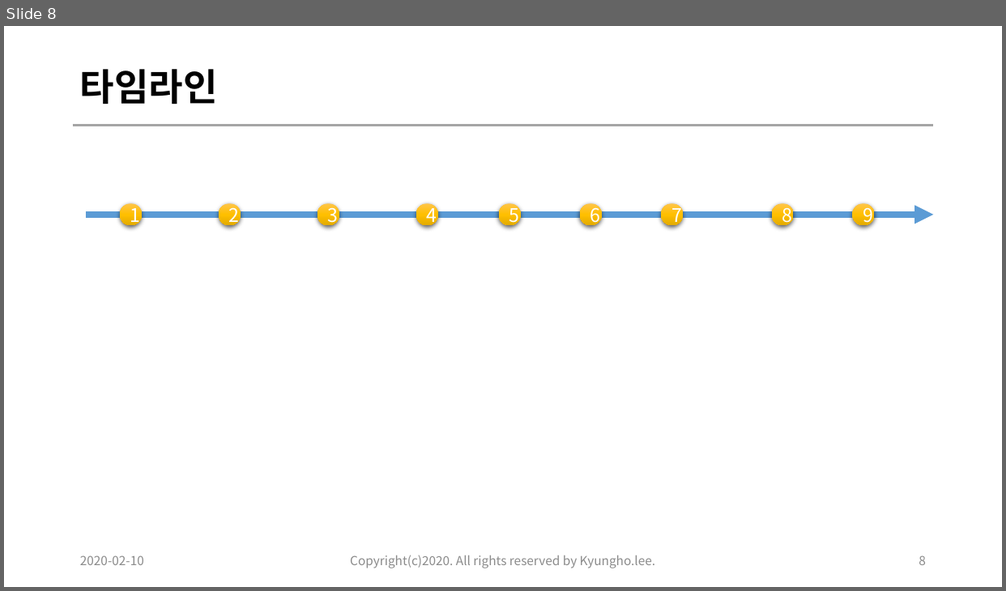
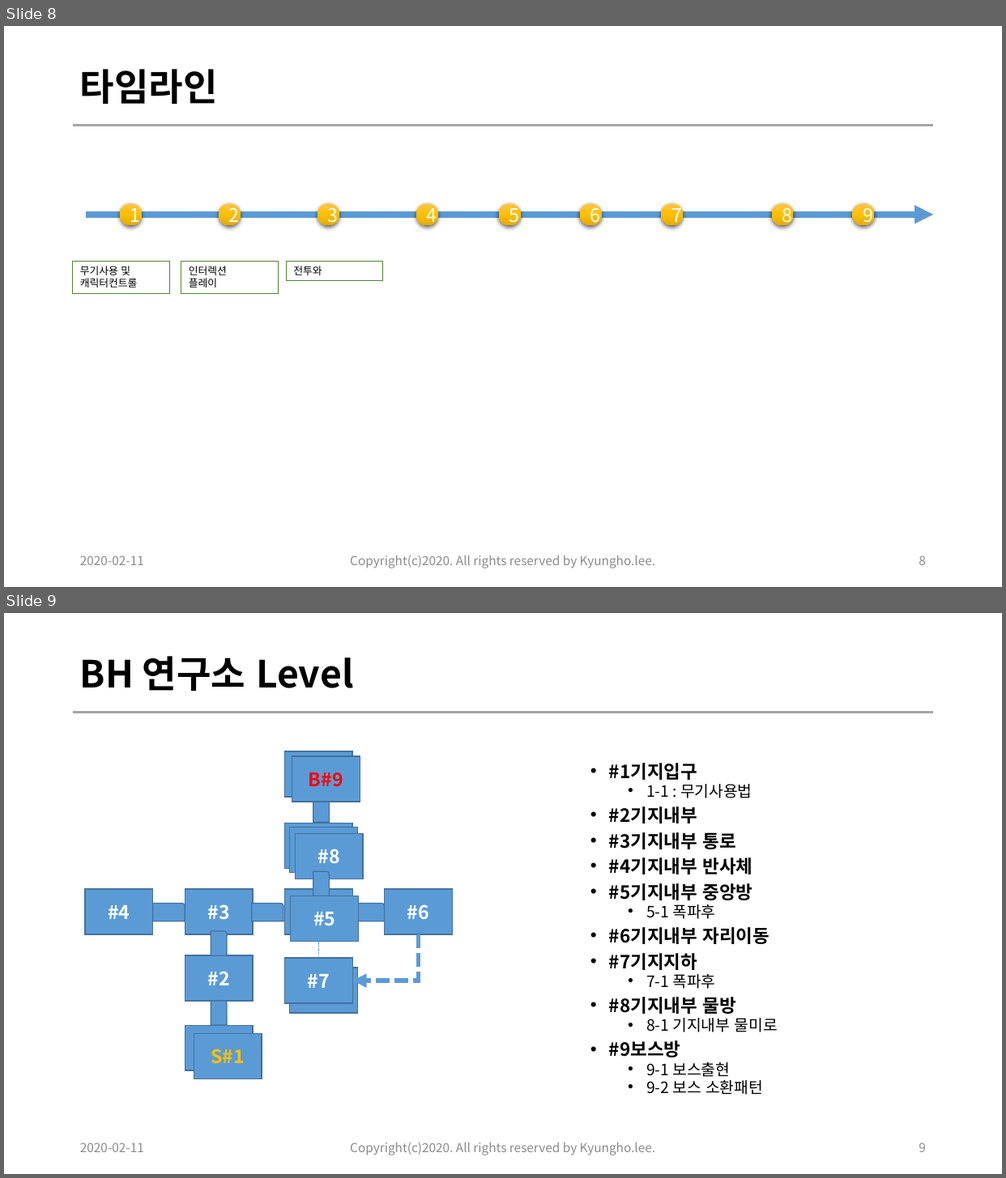
Before and after one commit to kyungho-lee/MC_contents5, a slide deck: 01.document/06.레벨디자인/[contents5]20200210_cyberheart_Level_design_이경호_ver0.1.pptx. Shown one above the other, each under a label of ours: slide 8 before the commit, slides 8 and 9 after it. The pictures are 1006x591 and 1006x1178 pixels, drawn with LibreOffice and Linux fonts; fonts in the diff are those of the drawing. Boxes give left, top, right and bottom in pixels: in the first picture for what was removed or moved away, otherwise in the second. Text is boxed around its words. In the diff, an @@ line names an element or a change of style, - is before the commit and + after.

```diff
--- a/01.document/06.레벨디자인/[contents5]20200210_cyberheart_Level_design_이경호_ver0.1.pptx
+++ b/01.document/06.레벨디자인/[contents5]20200210_cyberheart_Level_design_이경호_ver0.1.pptx
@@ slide 9 added at (4, 613, 1002, 1174), background #FFFFFF; not listed: 1 template element that a slide beside it also shows @@
@@ title added at (80, 656, 353, 691), 36 pt, text #000000, bold @@
+BH 연구소 Level
@@ rectangle added at (285, 752, 353, 797), fill #5B9BD5, outline #43739E 1 pt, 18 pt, text #FF0000, bold @@
+B#9
@@ rectangle added at (292, 756, 360, 803), fill #5B9BD5, outline #43739E 1 pt, 18 pt, text #FF0000, bold @@
+B#9
@@ text added at (609, 763, 778, 1095), 17.5 pt, text #000000, bold @@
+• #1기지입구
+  • 1-1 : 무기사용법
+• #2기지내부
+• #3기지내부 통로
+• #4기지내부 반사체
+• #5기지내부 중앙방
+  • 5-1 폭파후
+• #6기지내부 자리이동
+• #7기지지하
+  • 7-1 폭파후
+• #8기지내부 물방
+  • 8-1 기지내부 물미로
+• #9보스방
+  • 9-1 보스출현
+  • 9-2 보스 소환패턴
@@ round rect added at (313, 798, 329, 823), fill #5B9BD5, outline #43739E 1 pt @@
@@ rectangle added at (285, 824, 353, 869), fill #5B9BD5, outline #43739E 1 pt @@
@@ rectangle added at (290, 827, 358, 873), fill #5B9BD5, outline #43739E 1 pt @@
@@ rectangle added at (296, 834, 364, 879), fill #5B9BD5, outline #43739E 1 pt, 18 pt, text #FFFFFF, bold @@
+#8
@@ round rect added at (313, 872, 329, 897), fill #5B9BD5, outline #43739E 1 pt @@
@@ rectangle added at (85, 889, 153, 935), fill #5B9BD5, outline #43739E 1 pt, 18 pt, text #FFFFFF, bold @@
+#4
@@ round rect added at (153, 904, 185, 922), fill #5B9BD5, outline #43739E 1 pt @@
@@ rectangle added at (185, 889, 253, 935), fill #5B9BD5, outline #43739E 1 pt, 18 pt, text #FFFFFF, bold @@
+#3
@@ round rect added at (252, 904, 283, 922), fill #5B9BD5, outline #43739E 1 pt @@
@@ rectangle added at (285, 889, 353, 935), fill #5B9BD5, outline #43739E 1 pt, 18 pt, text #FFFFFF, bold @@
+#5
@@ rectangle added at (291, 896, 359, 942), fill #5B9BD5, outline #43739E 1 pt, 18 pt, text #FFFFFF, bold @@
+#5
@@ round rect added at (353, 904, 385, 922), fill #5B9BD5, outline #43739E 1 pt @@
@@ rectangle added at (385, 889, 453, 935), fill #5B9BD5, outline #43739E 1 pt, 18 pt, text #FFFFFF, bold @@
+#6
@@ round rect added at (211, 931, 226, 956), fill #5B9BD5, outline #43739E 1 pt @@
@@ arrow added from (318, 958) to (318, 935), #5B9BD5 0.5 pt dashed @@
@@ elbow arrow added from (418, 935) to (353, 981), #5B9BD5 4.5 pt dashed @@
@@ rectangle added at (185, 956, 253, 1002), fill #5B9BD5, outline #43739E 1 pt, 18 pt, text #FFFFFF, bold @@
+#2
@@ rectangle added at (285, 958, 353, 1003), fill #5B9BD5, outline #43739E 1 pt, 18 pt, text #FFFFFF, bold @@
+#7
@@ rectangle added at (290, 968, 358, 1013), fill #5B9BD5, outline #43739E 1 pt, 18 pt, text #FFFFFF, bold @@
+#7
@@ round rect added at (211, 1001, 226, 1025), fill #5B9BD5, outline #43739E 1 pt @@
@@ rectangle added at (185, 1025, 253, 1071), fill #5B9BD5, outline #43739E 1 pt, 18 pt, text #FFFFFF, bold @@
+S
@@ rectangle added at (194, 1033, 262, 1080), fill #5B9BD5, outline #43739E 1 pt, 18 pt, text #FFC000, bold @@
+S#1
@@ text added at (80, 1143, 144, 1152), 12 pt, text #8C8C8C @@
+2020-02-11
@@ text added at (350, 1143, 655, 1156), 12 pt, text #8C8C8C @@
+Copyright(c)2020. All rights reserved by Kyungho.lee.
@@ page number added at (918, 1143, 926, 1152), 12 pt, text #8C8C8C @@
+9
@@ slide 8 changed as well @@
@@ rectangle added at (73, 261, 169, 294), outline #548235 0.75 pt, 10 pt, text #000000 @@
+무기사용 및 캐릭터컨트롤
@@ rectangle added at (181, 261, 278, 294), outline #548235 0.75 pt, 10 pt, text #000000 @@
+인터렉션
+플레이
@@ rectangle added at (286, 261, 383, 281), outline #548235 0.75 pt, 10 pt, text #000000 @@
+전투와
@@ text at (80, 556, 144, 565): text changed @@
-2020-02-10
+2020-02-11
```
Also in this commit, not shown: 10 other slides changed, 1 slide removed, 13 other files.
